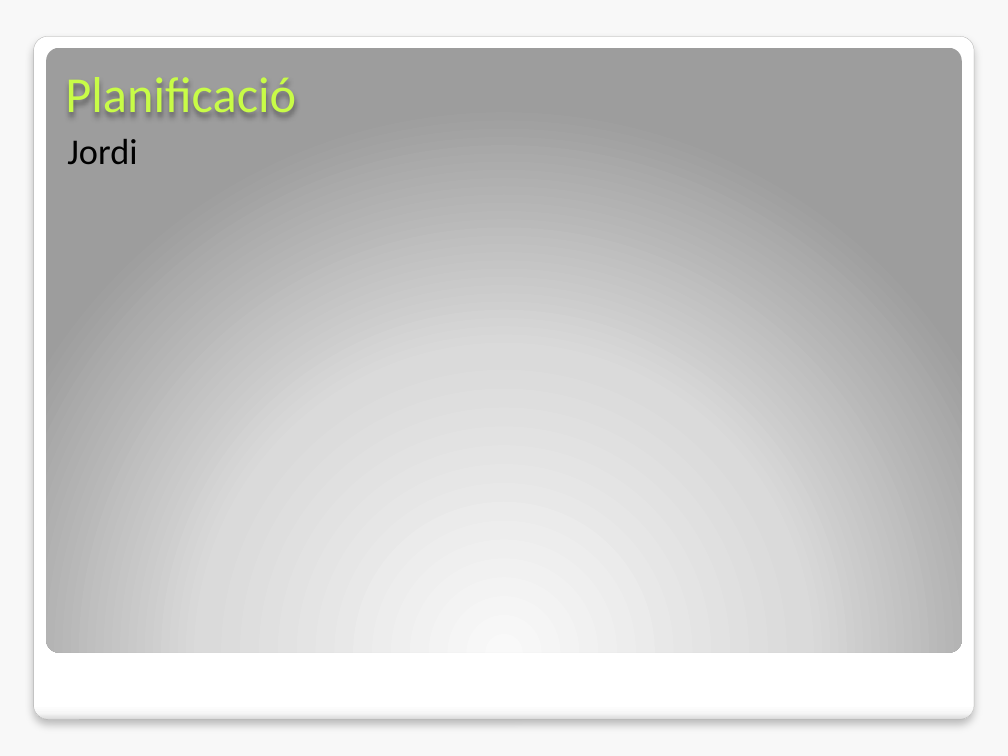
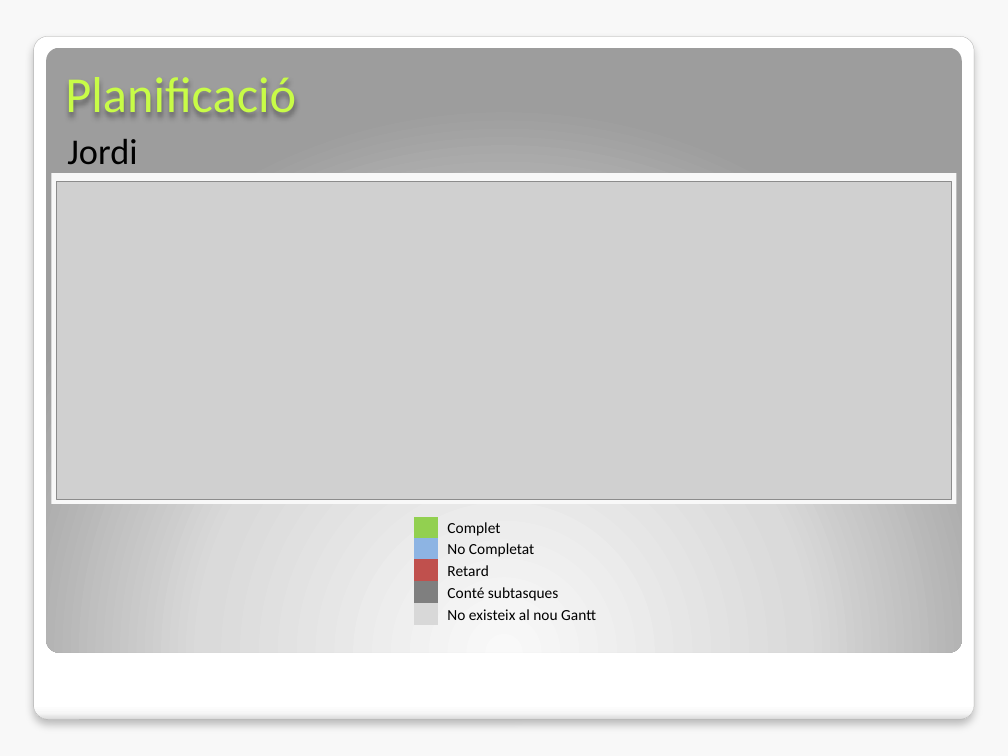
Before and after one commit to rxuriguera/pxc2, a slide deck: slide 4 of docs/seguiment/Seguiment.pptx. Drawn at 1008x756 pixels with LibreOffice and Linux fonts; fonts in the diff are those of the drawing; grey boxes stand for pictures; background and template pictures are left out. Boxes give left, top, right and bottom in pixels: in the first picture for what was removed or moved away, otherwise in the second. Text is boxed around its words. In the diff, an @@ line names an element or a change of style, - is before the commit and + after.

```diff
--- a/docs/seguiment/Seguiment.pptx
+++ b/docs/seguiment/Seguiment.pptx
@@ rectangle added at (51, 173, 957, 504), fill #F8F8F8 @@
@@ picture added at (56, 181, 952, 500) @@
@@ table added at (414, 517, 611, 625), 5 rows, 2 columns @@
+ | Complet
+ | No Completat
+ | Retard
+ | Conté subtasques
+ | No existeix al nou Gantt
```
Also in this commit, not shown: 4 other slides changed, 2 other files.
